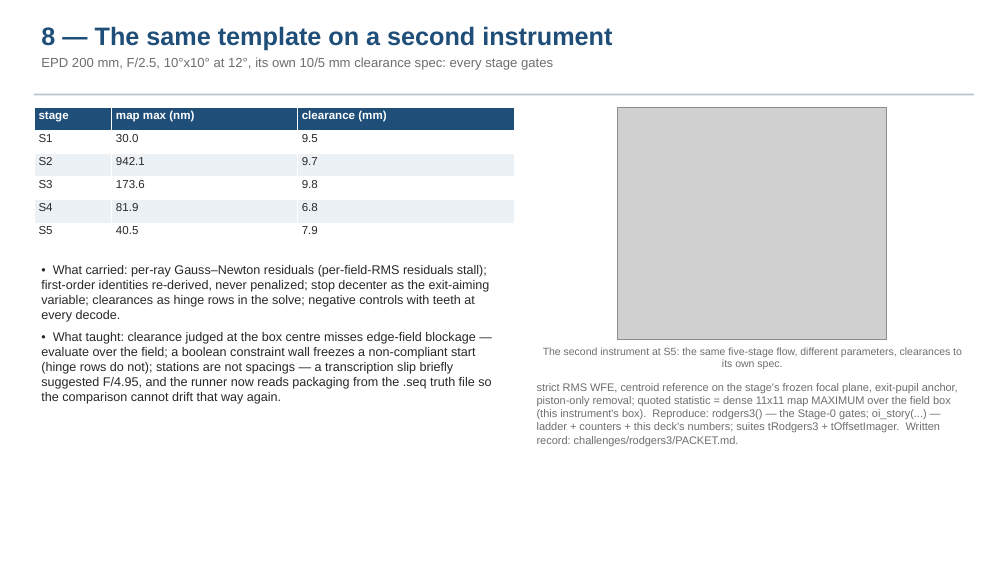
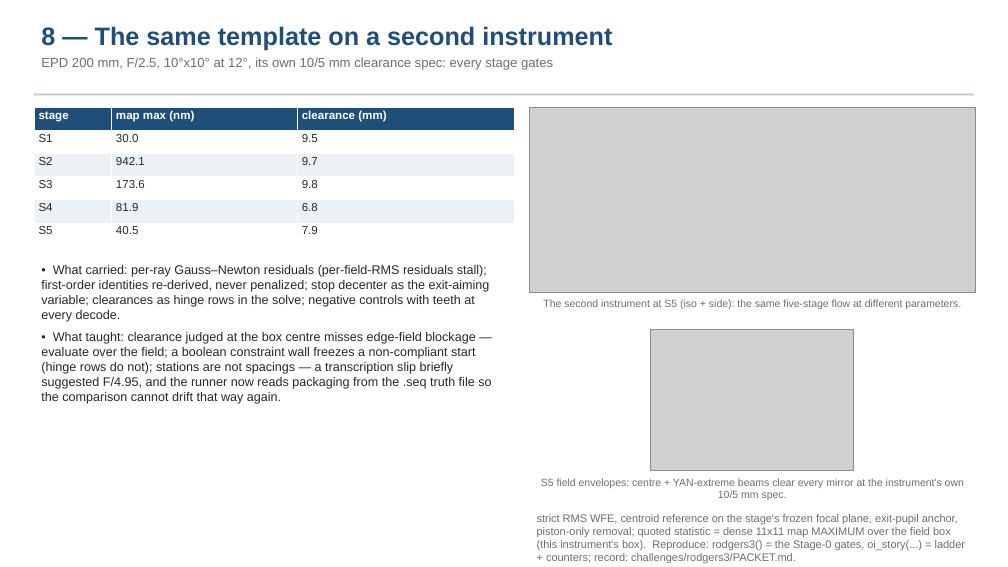
Before and after one commit to nasa-jpl/MACOS_resources, a slide deck: slide 9 of mmacos/challenges/rodgers3/deck_rodgers3.pptx. Drawn at 1008x567 pixels with LibreOffice and Linux fonts; fonts in the diff are those of the drawing; grey boxes stand for pictures. Boxes give left, top, right and bottom in pixels: in the first picture for what was removed or moved away, otherwise in the second. Text is boxed around its words. In the diff, an @@ line names an element or a change of style, - is before the commit and + after.

```diff
--- a/mmacos/challenges/rodgers3/deck_rodgers3.pptx
+++ b/mmacos/challenges/rodgers3/deck_rodgers3.pptx
@@ picture: place and size @@
-picture at [618, 107, 887, 340]
+picture at [529, 107, 975, 292]
@@ text at [543, 299, 961, 309]: text changed @@
-The second instrument at S5: the same five-stage flow, different parameters, clearances to its own spec.
+The second instrument at S5 (iso + side): the same five-stage flow at different parameters.
@@ picture added at [651, 329, 854, 470] @@
@@ text added at [541, 478, 964, 500], 10 pt, text #6E6E6E @@
+S5 field envelopes: centre + YAN-extreme beams clear every mirror at the instrument's own 10/5 mm spec.
@@ text at [537, 514, 965, 563]: text changed @@
-strict RMS WFE, centroid reference on the stage's frozen focal plane, exit-pupil anchor, piston-only removal; quoted statistic = dense 11x11 map MAXIMUM over the field box (this instrument's box). Reproduce: rodgers3() — the Stage-0 gates; oi_story(...) — ladder + counters + this deck's numbers; suites tRodgers3 + tOffsetImager. Written record: challenges/rodgers3/PACKET.md.
+strict RMS WFE, centroid reference on the stage's frozen focal plane, exit-pupil anchor, piston-only removal; quoted statistic = dense 11x11 map MAXIMUM over the field box (this instrument's box). Reproduce: rodgers3() = the Stage-0 gates, oi_story(...) = ladder + counters; record: challenges/rodgers3/PACKET.md.
```
Also in this commit, not shown: 4 other files.
